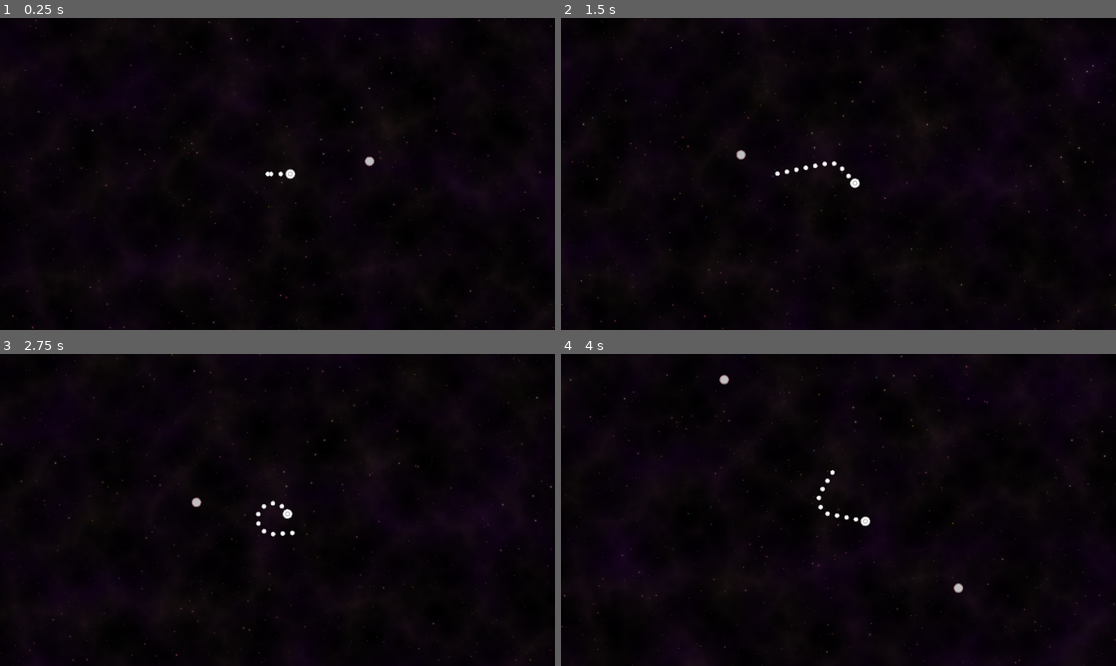
Above: before the commit, frames 1-4 (two rows, left to right).
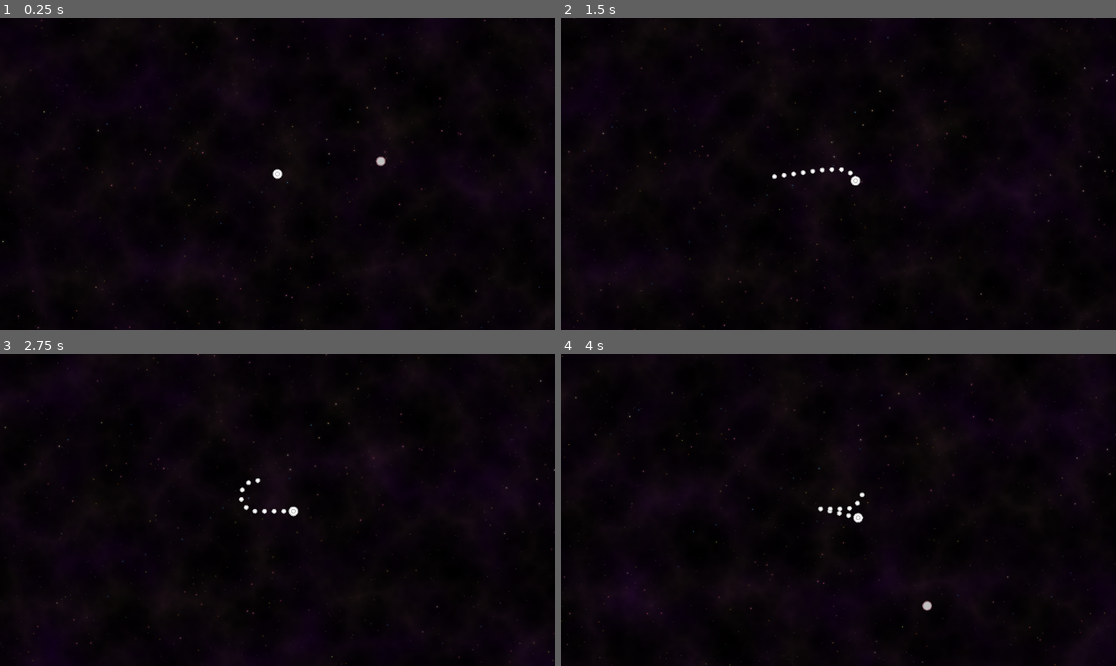
Above: after the commit, the same moments.

Repository: i8atwinkie/snake-in-space
Game: Godot game, scene res://scenes/GameScene.tscn
Same seed, same stepped clock (60 frames per second), same inputs: the game is played once before the commit and once after it.
Inputs (mouse positions are in pixels of both pictures, inside the frame that each line leads up to):
- Up to frame 1 (0.25 s): no input
- Up to frame 2 (1.5 s): tap Enter at 0.5 s; move the mouse to (960, 158) at 0.52 s; hold Right (ui_right) 0.53-1.28 s; tap Space (ui_select) at 0.77 s; move the mouse to (727, 189) at 1.27 s; hold Down (ui_down) from 1.28 s (still down)
- Up to frame 3 (2.75 s): tap Space (ui_select) at 1.52 s; move the mouse to (333, 441) at 2.02 s; release Down (ui_down) at 2.03 s; hold Right (ui_right) from 2.03 s (still down)
- Up to frame 4 (4 s): move the mouse to (810, 572) at 2.77 s; release Right (ui_right) at 2.78 s; hold Up (ui_up) 2.78-3.53 s; tap Space (ui_select) at 3.02, 3.77 s; move the mouse to (1005, 556) at 3.52 s; hold Left (ui_left) from 3.53 s (still down)

The runs differ from the first frame. In frame 1, 0.5% of the frame differs, in the area x 0-100%, y 0-100%; in frame 2, 0.7%; in frame 3, 0.7%; in frame 4, 0.8%.

Commit message:
Modified player movement to go towards the input angle rather than being changed by an angle

Diff:
--- a/scenes/player/player.gd
+++ b/scenes/player/player.gd
@@ -47,12 +47,19 @@
 	else:
 		speed = base_speed
 
-	#var input_vector = Input.get_vector("ui_left", "ui_right", "ui_up", "ui_down")
-	var input_axis = Input.get_axis("ui_left", "ui_right")
-	var angle = velocity.angle()
-	angle += input_axis * turn_speed * delta
 
-	velocity = Vector2.from_angle(angle).normalized() * speed
+	var input_vector = Input.get_vector("ui_left", "ui_right", "ui_up", "ui_down")
+	if input_vector.length() > 0:
+		#var input_axis = Input.get_axis("ui_left", "ui_right")
+		var target_angle = input_vector.angle()
+		var angle = velocity.angle()
+		# Determine if we should go clockwise or counterclockwise
+		if abs(target_angle - angle) > PI:
+			if target_angle < 0: target_angle += TAU
+			else: angle += TAU
+		angle = move_toward(angle, target_angle, turn_speed * delta)
+
+		velocity = Vector2.from_angle(angle).normalized() * speed
 
 	move_and_slide()
 
